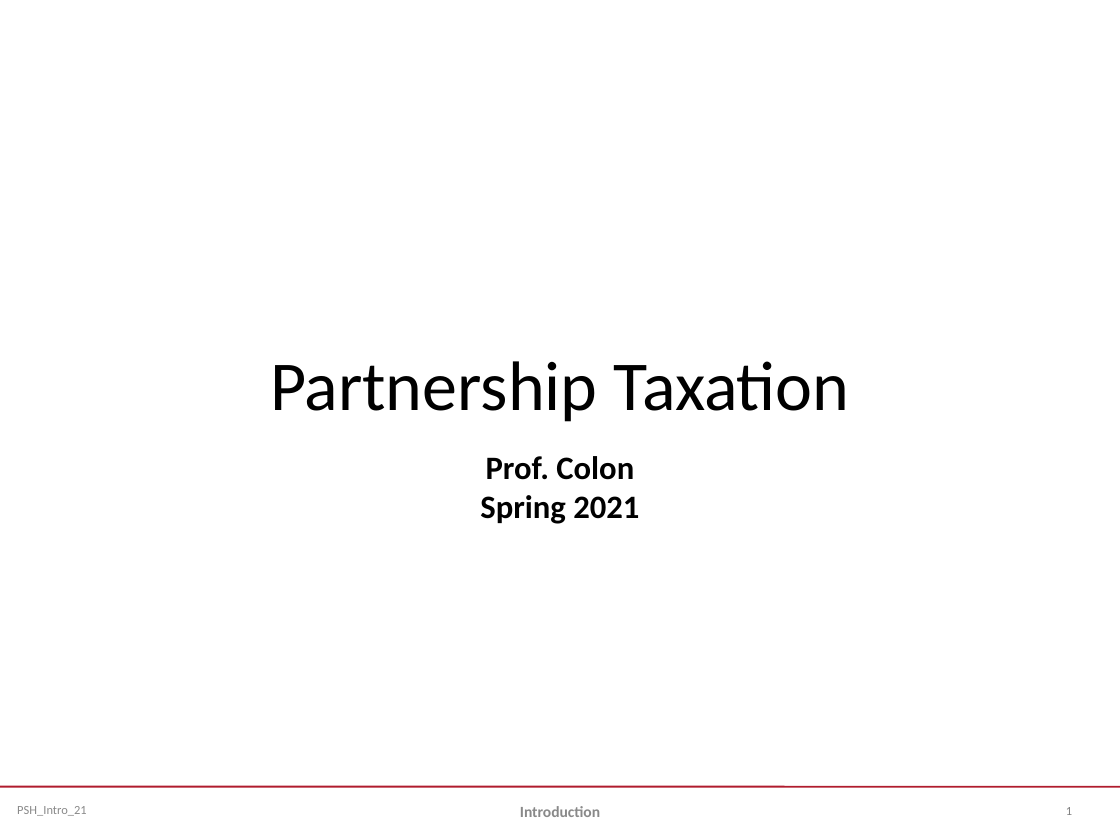
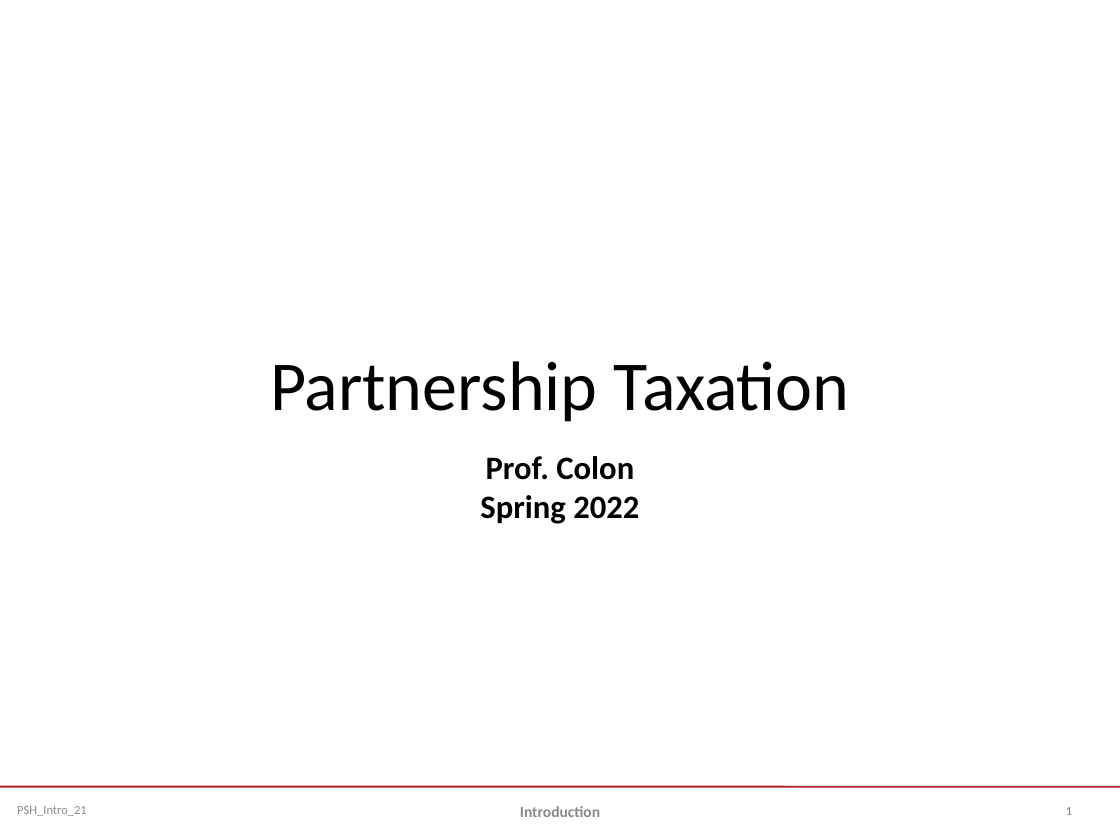
Before and after one commit to jmc877/Partnership-Tax, a slide deck: slide 1 of slides/PSH_Introduction_21.pptx. Drawn at 1120x840 pixels with LibreOffice and Linux fonts; fonts in the diff are those of the drawing. Boxes give left, top, right and bottom in pixels: in the first picture for what was removed or moved away, otherwise in the second. Text is boxed around its words. In the diff, an @@ line names an element or a change of style, - is before the commit and + after.

```diff
--- a/slides/PSH_Introduction_21.pptx
+++ b/slides/PSH_Introduction_21.pptx
@@ subtitle at <box>480,495,639,524</box>: text changed @@
-Spring 2021
+Spring 2022
```
Also in this commit, not shown: 1 other slide changed, 2 other files.
